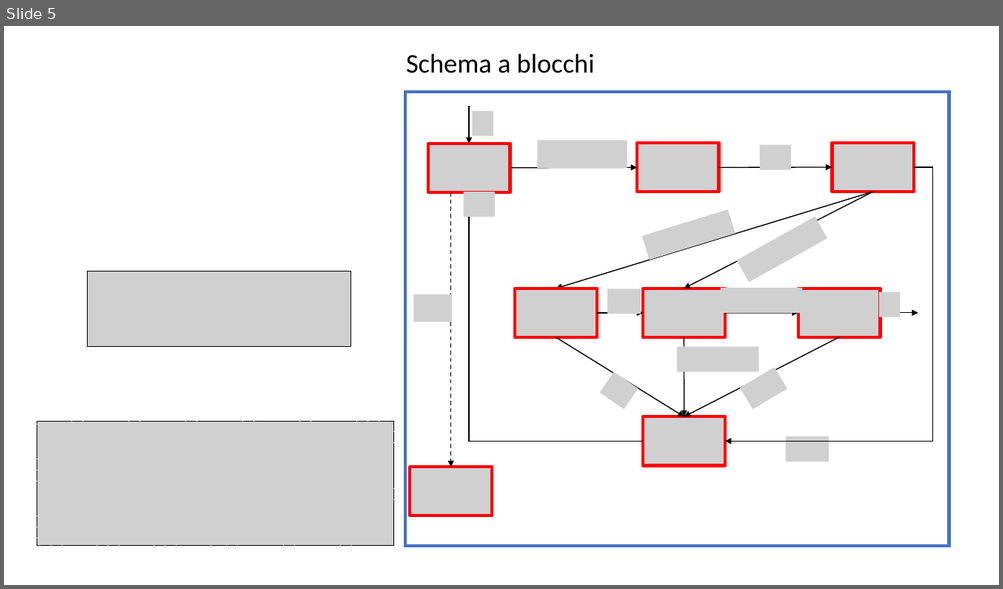
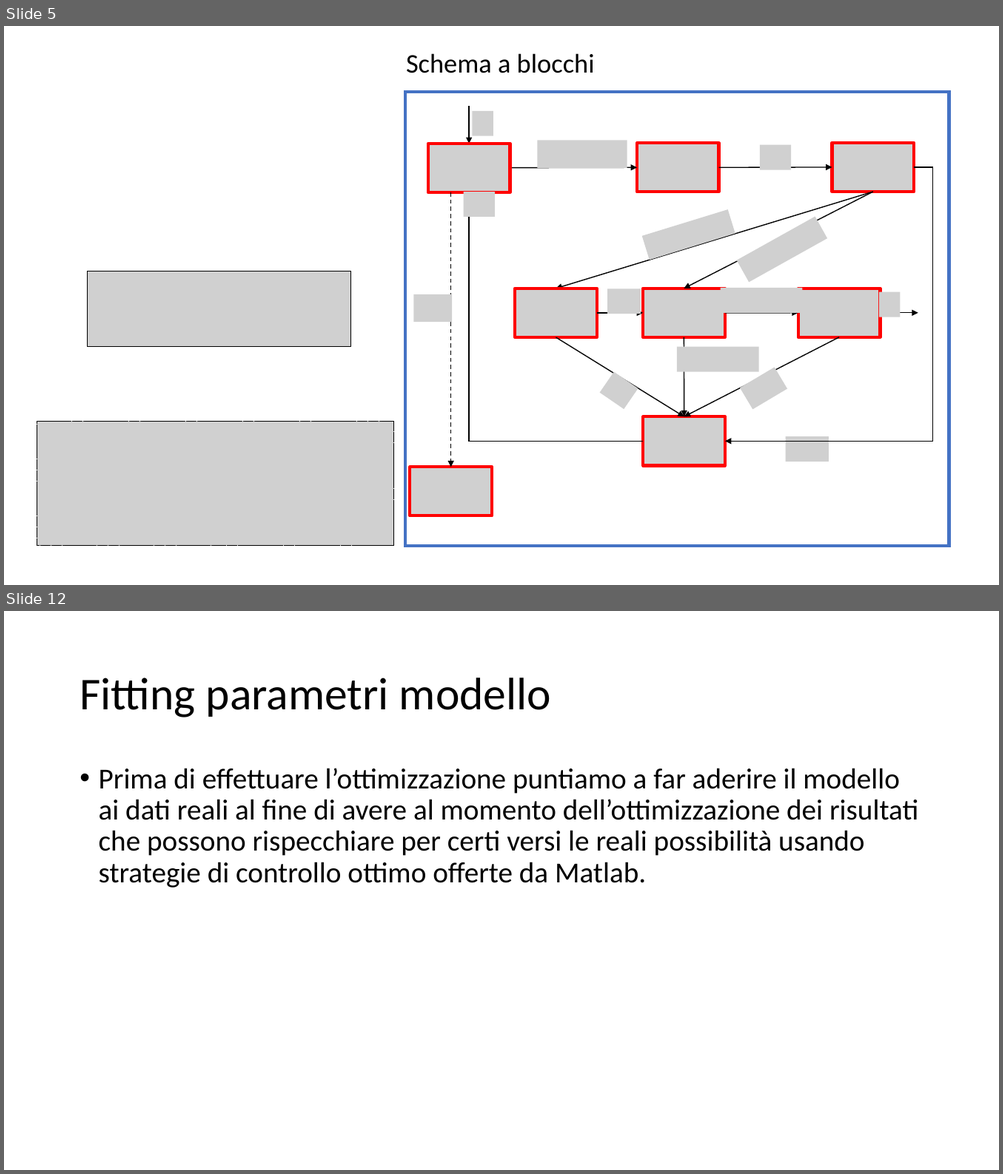
Before and after one commit to spbisc97/covid-optimal-control, a slide deck: PowerPoint/Optimal control strategies to prevent the hospital beds collapse during COVID-19 outbreak.pptx. Shown one above the other, each under a label of ours: slide 5 before the commit, slides 5 and 12 after it; the slides between them are not shown. The pictures are 1003x589 and 1003x1174 pixels, drawn with LibreOffice and Linux fonts; fonts in the diff are those of the drawing; grey boxes stand for pictures. Boxes give left, top, right and bottom in pixels: in the first picture for what was removed or moved away, otherwise in the second. Text is boxed around its words. In the diff, an @@ line names an element or a change of style, - is before the commit and + after.

```diff
--- a/PowerPoint/Optimal control strategies to prevent the hospital beds collapse during COVID-19 outbreak.pptx
+++ b/PowerPoint/Optimal control strategies to prevent the hospital beds collapse during COVID-19 outbreak.pptx
@@ slide 12 added at bbox=[4, 611, 999, 1170], background #FFFFFF @@
@@ title added at bbox=[79, 678, 551, 718], 44 pt, text #000000 @@
+Fitting parametri modello
@@ text added at bbox=[99, 768, 918, 888], 28 pt, text #000000 @@
+• Prima di effettuare l’ottimizzazione puntiamo a far aderire il modello ai dati reali al fine di avere al momento dell’ottimizzazione dei risultati che possono rispecchiare per certi versi le reali possibilità usando strategie di controllo ottimo offerte da Matlab.
```
Also in this commit, not shown: 13 other slides added.
